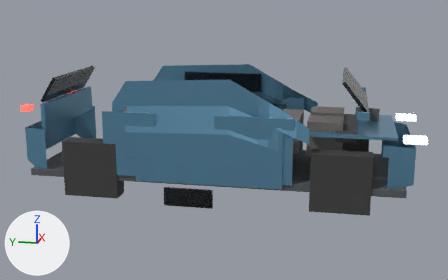
The glTF model assets/models/processed/pickup_lod2.glb, before and after one commit.
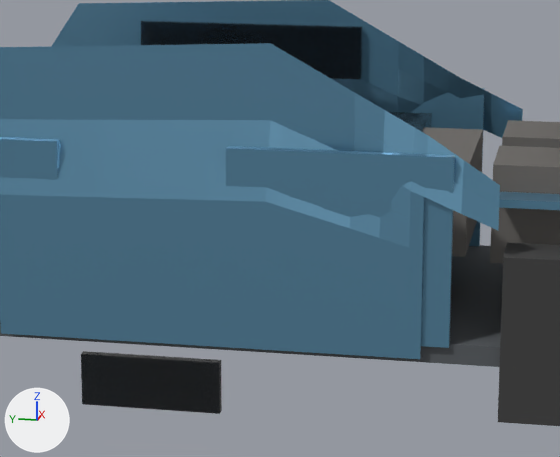
Each version is shown whole from a 50 mm camera at (-9.25, -1.89, 3.03) aimed at (0.0, -0.04, 0.72), then close up on the part from 30% to 74% of the width and 23% to 80% of the height. Every picture has the same lights, and +X, +Y and +Z are marked at lower left. The last two pictures show the newer version. Where no turn or scale is listed for an object, it has been applied to the vertices.

In view in the first close-up: 'body_mesh', 'door_fl_mesh', 'door_fr_mesh', 'door_rr_mesh', 'frunk_mesh', 'seat_l', 'seat_r', 'seat_rear', 'tire_fr', 'trim_mesh', 'window_fixed_l', 'window_fl_mesh', 'window_fr_mesh', 'window_rl_mesh' and 1 more.
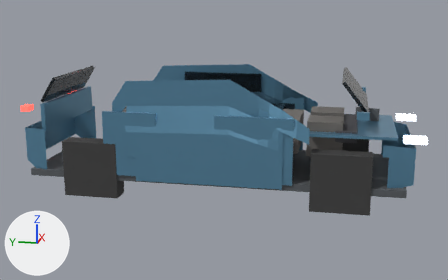
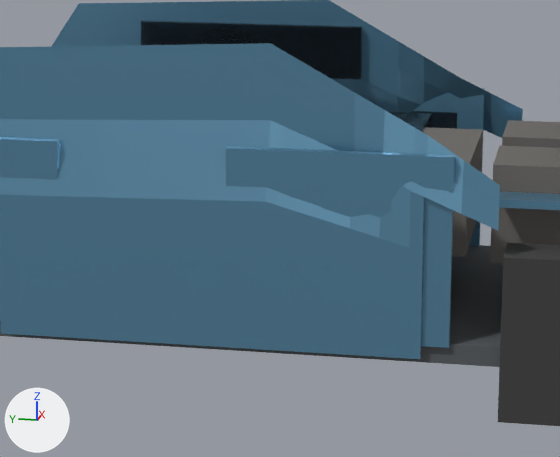
Location of each change, (x1, y1, x2, y2) in pixels of the close-ups (560 x 457 px):
'window_fl_mesh', moved
    before: (81, 352, 221, 414)
    after: (410, 111, 457, 129)
'window_fr_mesh', moved (not visible afterwards)
    before: (83, 351, 222, 411)

The change, as a diff of the scene's bpy script:
```diff
--- a/assets/models/processed/pickup_lod2.glb.py
+++ b/assets/models/processed/pickup_lod2.glb.py
@@ ob_window_fl_mesh @@
 ob_window_fl_mesh.parent = ob_window_fl
-ob_window_fl_mesh.location = (-0.975, 1.75, -1.55)
+ob_window_fl_mesh.location = (-0.01, 0.55, -0.27)
 ob_window_fl_mesh.scale = (0.4, 0.4, 0.4)
@@ ob_window_fr_mesh @@
 ob_window_fr_mesh.parent = ob_window_fr
-ob_window_fr_mesh.location = (0.975, 1.75, -1.55)
+ob_window_fr_mesh.location = (0.01, 0.55, -0.27)
 ob_window_fr_mesh.scale = (0.4, 0.4, 0.4)
@@ ob_window_rl_mesh @@
 ob_window_rl_mesh.parent = ob_window_rl
-ob_window_rl_mesh.location = (-0.975, -0.35, -1.55)
+ob_window_rl_mesh.location = (-0.01, 0.4, -0.27)
 ob_window_rl_mesh.scale = (0.25, 0.25, 0.25)
@@ ob_window_rr_mesh @@
 ob_window_rr_mesh.parent = ob_window_rr
-ob_window_rr_mesh.location = (0.975, -0.35, -1.55)
+ob_window_rr_mesh.location = (0.01, 0.4, -0.27)
 ob_window_rr_mesh.scale = (0.25, 0.25, 0.25)
```
